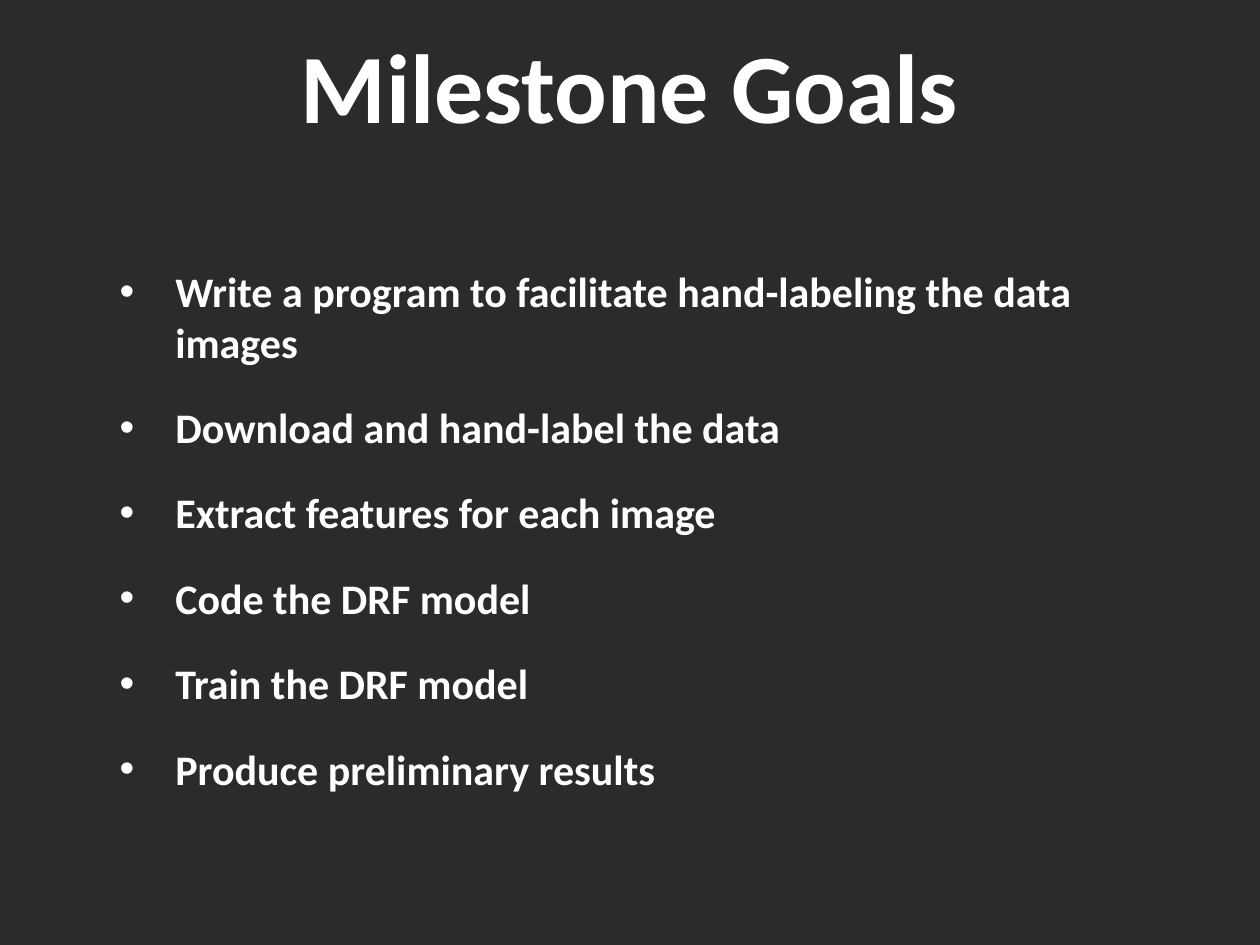
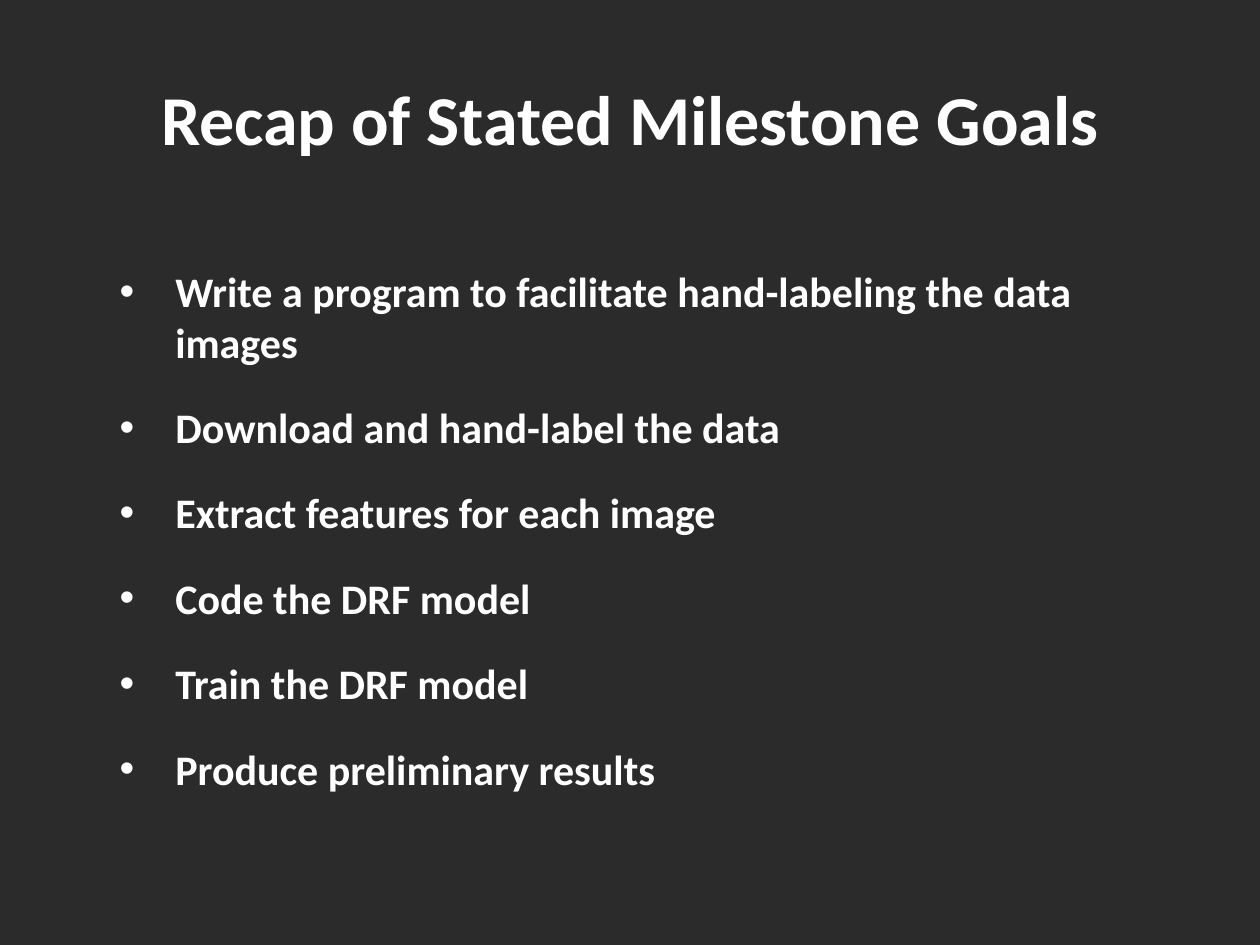
Before and after one commit to exitmouse/drfcsharp, a slide deck: slide 2 of Milestone Presentation/denton_selover_slide.ppt. Drawn at 1260x945 pixels with LibreOffice and Linux fonts; fonts in the diff are those of the drawing; background and template pictures are left out; a plain dark background stands for a picture behind light text. Boxes give left, top, right and bottom in pixels: in the first picture for what was removed or moved away, otherwise in the second. Text is boxed around its words. In the diff, an @@ line names an element or a change of style, - is before the commit and + after.

```diff
--- a/Milestone Presentation/denton_selover_slide.ppt
+++ b/Milestone Presentation/denton_selover_slide.ppt
@@ title at <box>161,96,1098,156</box>: text changed; size 56 to 40 pt @@
-Milestone Goals
+Recap of Stated Milestone Goals
```
Also in this commit, not shown: 2 other slides changed, 4 slides added, 9 other files.
